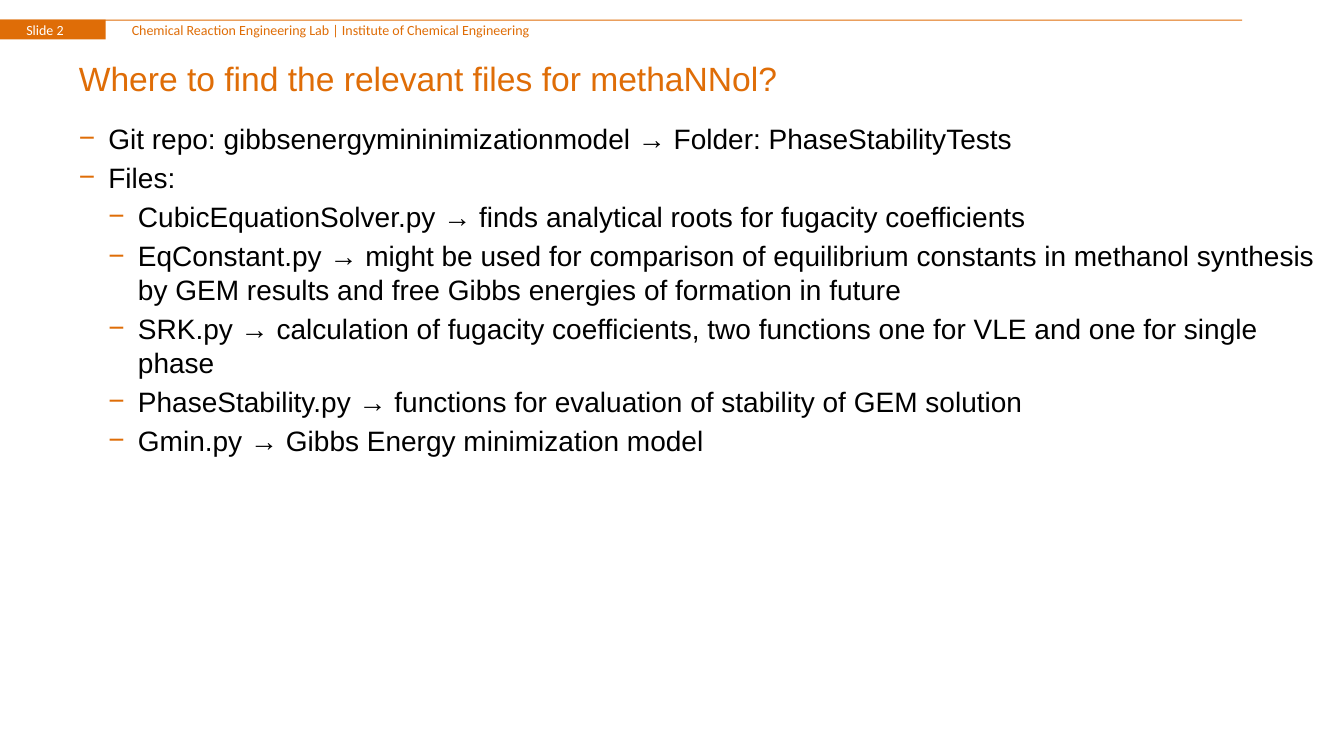
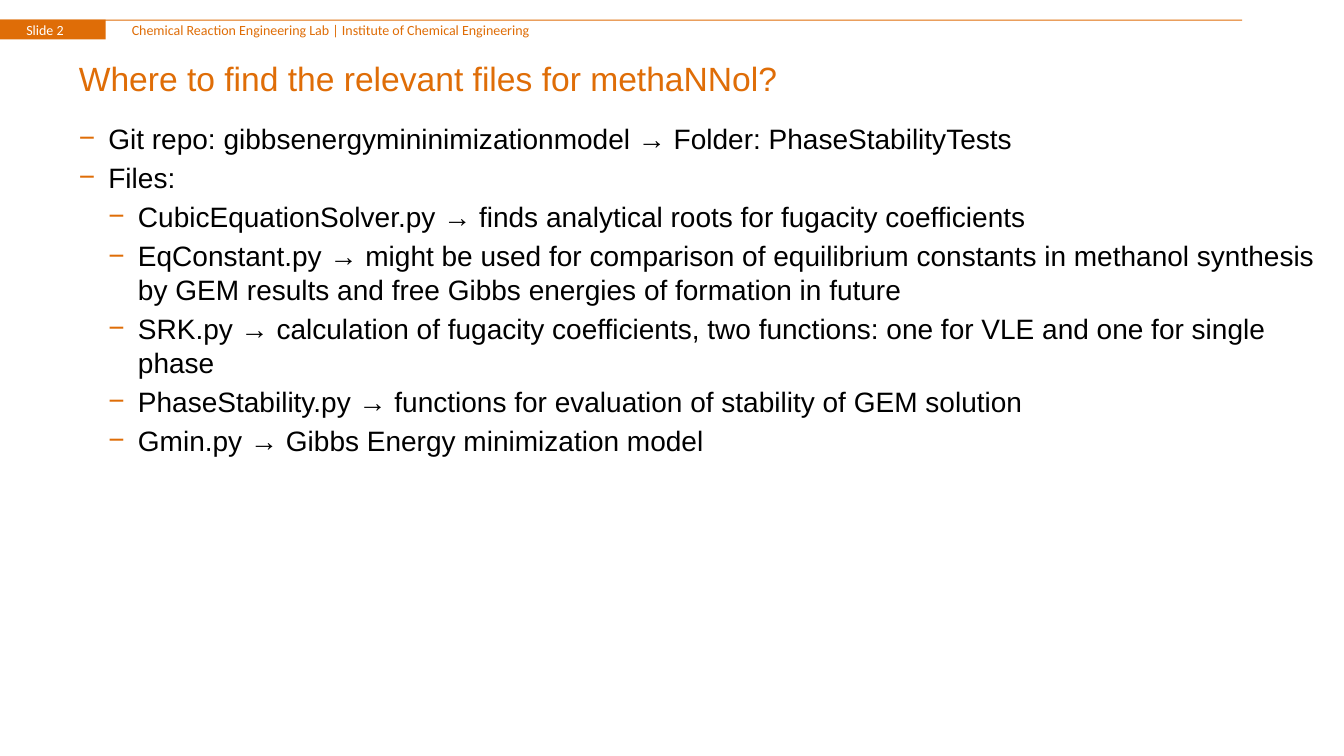
Before and after one commit to ChemRxnEngLab/GibbsEnergyMinimizationModel, a slide deck: slide 2 of methANNol.pptx. Drawn at 1344x756 pixels with LibreOffice and Linux fonts; fonts in the diff are those of the drawing; background and template pictures are left out. Boxes give left, top, right and bottom in pixels: in the first picture for what was removed or moved away, otherwise in the second. Text is boxed around its words. In the diff, an @@ line names an element or a change of style, - is before the commit and + after.

```diff
--- a/methANNol.pptx
+++ b/methANNol.pptx
@@ text at (x1=138, y1=318, x2=1265, y2=378): text changed @@
-  − SRK.py → calculation of fugacity coefficients, two functions one for VLE and one for single phase
+  − SRK.py → calculation of fugacity coefficients, two functions: one for VLE and one for single phase
```
Also in this commit, not shown: 5 other slides changed, 3 slides added, 1 slide removed.
